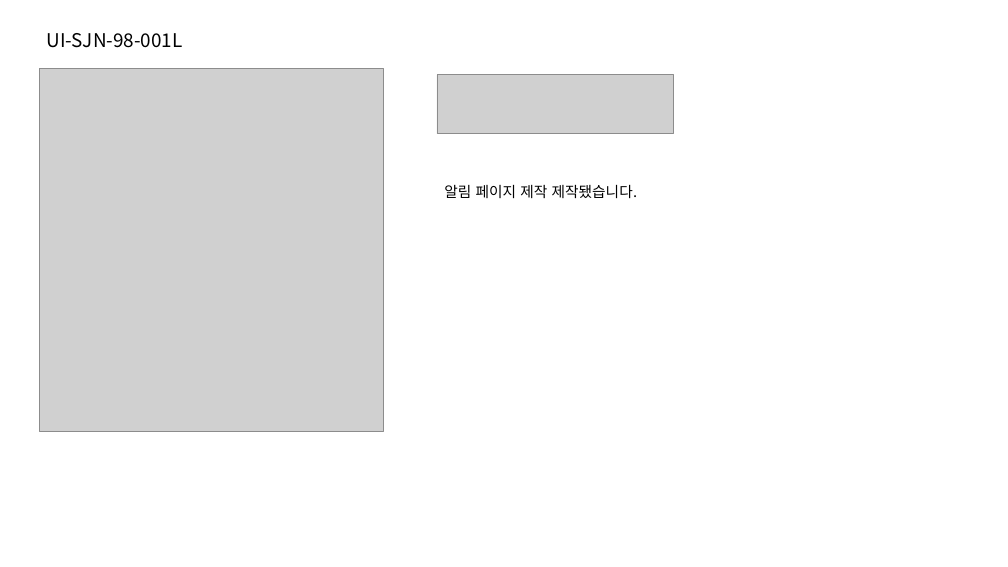
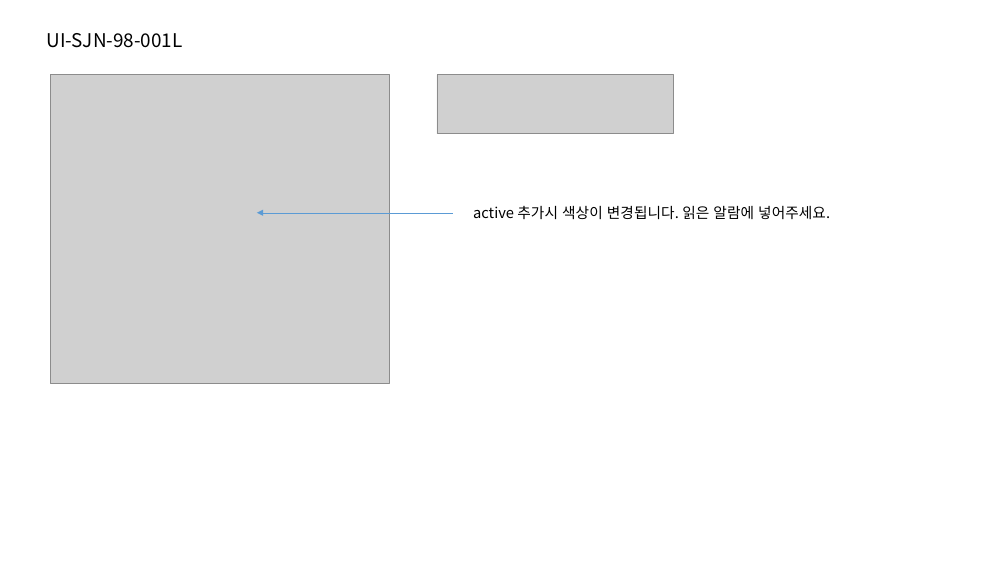
Before and after one commit to jeoungGyy/sejong, a slide deck: slide 3 of ppt/04-14.pptx. Drawn at 1008x567 pixels with LibreOffice and Linux fonts; fonts in the diff are those of the drawing; grey boxes stand for pictures. Boxes give left, top, right and bottom in pixels: in the first picture for what was removed or moved away, otherwise in the second. Text is boxed around its words. In the diff, an @@ line names an element or a change of style, - is before the commit and + after.

Commit message:
알람 수정

```diff
--- a/ppt/04-14.pptx
+++ b/ppt/04-14.pptx
@@ picture: place and size @@
-picture at box(39, 68, 383, 431)
+picture at box(51, 75, 389, 383)
@@ text at box(473, 206, 830, 219): text changed @@
-알림 페이지 제작 제작됐습니다.
+active 추가시 색상이 변경됩니다. 읽은 알람에 넣어주세요.
@@ arrow added from (453, 212) to (257, 212), #5B9BD5 0.5 pt @@
```
Also in this commit, not shown: 2 other files.
